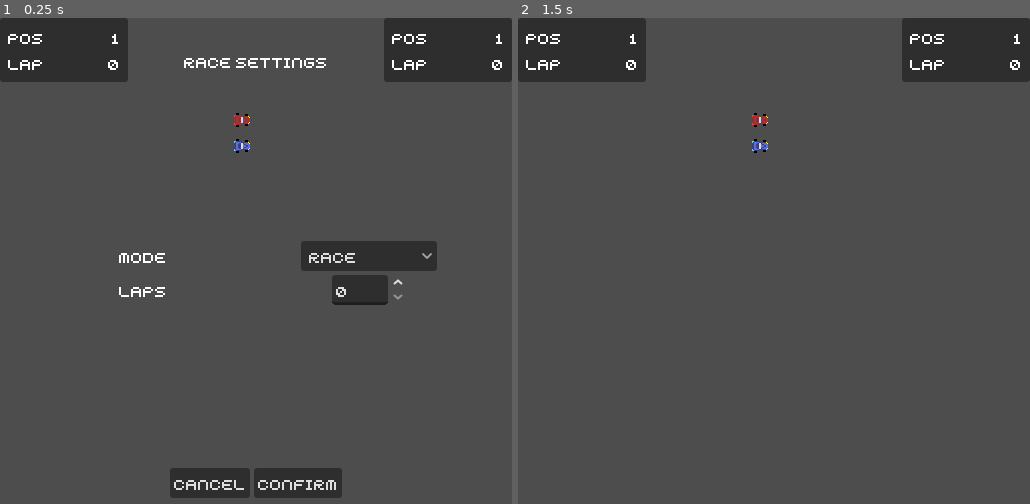
Above: before the commit, frames 1-2 (left to right).
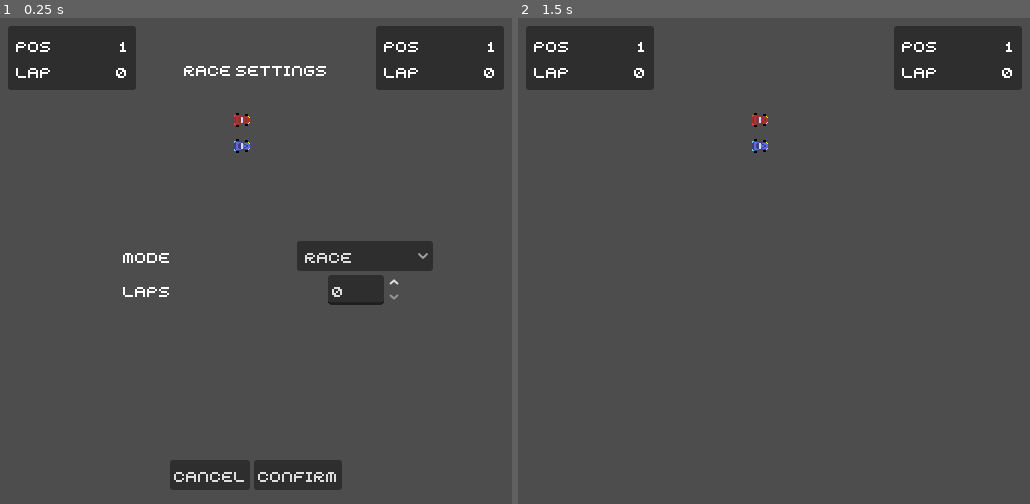
Above: after the commit, the same moments.

Repository: Alexander-Jordan/indy-500-godot
Game: Godot game, scene res://stages/main.tscn
The game is run twice, just before and just after one commit, with the same random seed, the same clock (stepped at 60 frames per second) and the same inputs.
Inputs:
- Up to frame 1 (0.25 s): no input
- Up to frame 2 (1.5 s): click "CONFIRM" at 0.5 s; tap Enter at 1.25 s

The runs differ from the first frame. In frame 1, 5.3% of the frame differs, in the area x 0-100%, y 0-99%; in frame 2, 2.9%.

Commit message:
Match sector colors to faster or slower sector, and some fixes

Diff:
--- a/entities/race_tracker/lap/lap.gd
+++ b/entities/race_tracker/lap/lap.gd
@@ -6,6 +6,8 @@
 			return
 		finished = f
 		if f:
+			sectors.sector_ended.emit(sectors.current, sectors.all.size())
+			sectors.current.finished = true
 			sectors.current = null
 var sectors: Sectors = Sectors.new()
 var time: float = 0.0
--- a/entities/race_tracker/lap/laps.gd
+++ b/entities/race_tracker/lap/laps.gd
@@ -11,6 +11,8 @@
 signal lap_ended(lap: Lap, number: int)
 signal lap_started(lap: Lap, number: int)
 signal optimal_changed(optimal: Lap)
+signal sector_ended(sector: Sector, number: int)
+signal sector_started(sector: Sector, number: int)
 
 func _to_string() -> String:
 	var s: String = ''
@@ -27,16 +29,33 @@
 	lap_ended.emit(current, all.size())
 	update_best()
 	update_optimal()
+	lap_signals_disconnect(current)
 	if max_laps == 0 or all.size() < max_laps:
 		new_lap()
 	else:
 		current = null
 		finished.emit(self)
 
+func lap_signals_connect(l: Lap) -> void:
+	l.sectors.sector_ended.connect(on_sector_ended)
+	l.sectors.sector_started.connect(on_sector_started)
+
+func lap_signals_disconnect(old_lap: Lap) -> void:
+	old_lap.sectors.sector_ended.disconnect(on_sector_ended)
+	old_lap.sectors.sector_started.disconnect(on_sector_started)
+
 func new_lap() -> void:
 	current = Lap.new()
 	all.append(current)
 	lap_started.emit(current, all.size())
+	sector_started.emit(current.sectors.current, current.sectors.all.size())
+	lap_signals_connect(current)
+
+func on_sector_ended(sector: Sector, number: int) -> void:
+	sector_ended.emit(sector, number)
+
+func on_sector_started(sector: Sector, number: int) -> void:
+	sector_started.emit(sector, number)
 
 func reset() -> void:
 	all = []
--- a/entities/race_tracker/lap/sector/sectors.gd
+++ b/entities/race_tracker/lap/sector/sectors.gd
@@ -2,6 +2,9 @@
 
 var all: Array[Sector] = []
 var current: Sector = null
+
+signal sector_ended(number: int)
+signal sector_started(number: int)
 
 func _init() -> void:
 	new_sector()
@@ -25,10 +28,12 @@
 		return
 	if current:
 		current.finished = true
+		sector_ended.emit(current, all.size())
 	current = Sector.new()
 	if checkpoint:
 		current.start_checkpoint_order_id = checkpoint.order_id
 	all.append(current)
+	sector_started.emit(current, all.size())
 
 func set_from_other(other: Sectors) -> void:
 	for index in other.all.size():
--- a/stages/main.tscn
+++ b/stages/main.tscn
@@ -24,16 +24,10 @@
 b = Vector2(0, 100)
 
 [sub_resource type="SegmentShape2D" id="SegmentShape2D_byaf2"]
-a = Vector2(-100, 0)
-b = Vector2(100, 0)
+b = Vector2(-192, -192)
 
 [sub_resource type="SegmentShape2D" id="SegmentShape2D_xbtqd"]
-a = Vector2(0, -100)
-b = Vector2(0, 100)
-
-[sub_resource type="SegmentShape2D" id="SegmentShape2D_85ei1"]
-a = Vector2(-100, 0)
-b = Vector2(100, 0)
+b = Vector2(192, -192)
 
 [node name="Main" type="Node2D"]
 
@@ -77,7 +71,7 @@
 [node name="Checkpoint" type="Area2D" parent="checkpoints"]
 position = Vector2(256, 0)
 script = ExtResource("6_5sjox")
-order_id_secondary = 4
+order_id_secondary = 3
 metadata/_custom_type_script = "uid://c0m5wq5p2kki7"
 
 [node name="CollisionShape2D" type="CollisionShape2D" parent="checkpoints/Checkpoint"]
@@ -85,48 +79,48 @@
 shape = SubResource("SegmentShape2D_5sjox")
 
 [node name="Checkpoint2" type="Area2D" parent="checkpoints"]
-position = Vector2(512, 256)
+position = Vector2(512, 512)
 script = ExtResource("6_5sjox")
 order_id = 1
 metadata/_custom_type_script = "uid://c0m5wq5p2kki7"
 
 [node name="CollisionShape2D" type="CollisionShape2D" parent="checkpoints/Checkpoint2"]
-position = Vector2(-100, 0)
 shape = SubResource("SegmentShape2D_byaf2")
 
 [node name="Checkpoint3" type="Area2D" parent="checkpoints"]
-position = Vector2(256, 512)
+position = Vector2(0, 512)
 script = ExtResource("6_5sjox")
 order_id = 2
 metadata/_custom_type_script = "uid://c0m5wq5p2kki7"
 
 [node name="CollisionShape2D" type="CollisionShape2D" parent="checkpoints/Checkpoint3"]
-position = Vector2(0, -100)
 shape = SubResource("SegmentShape2D_xbtqd")
-
-[node name="Checkpoint4" type="Area2D" parent="checkpoints"]
-position = Vector2(0, 256)
-script = ExtResource("6_5sjox")
-order_id = 3
-metadata/_custom_type_script = "uid://c0m5wq5p2kki7"
-
-[node name="CollisionShape2D" type="CollisionShape2D" parent="checkpoints/Checkpoint4"]
-position = Vector2(100, 0)
-shape = SubResource("SegmentShape2D_85ei1")
 
 [node name="CanvasLayer" type="CanvasLayer" parent="."]
 
-[node name="UIRaceSettings" parent="CanvasLayer" instance=ExtResource("6_byaf2")]
+[node name="MarginContainer" type="MarginContainer" parent="CanvasLayer"]
+anchors_preset = 15
+anchor_right = 1.0
+anchor_bottom = 1.0
+grow_horizontal = 2
+grow_vertical = 2
+theme_override_constants/margin_left = 8
+theme_override_constants/margin_top = 8
+theme_override_constants/margin_right = 8
+theme_override_constants/margin_bottom = 8
 
-[node name="UILaps" parent="CanvasLayer" node_paths=PackedStringArray("car") instance=ExtResource("7_byaf2")]
-car = NodePath("../../Car")
+[node name="UILaps" parent="CanvasLayer/MarginContainer" node_paths=PackedStringArray("car") instance=ExtResource("7_byaf2")]
+layout_mode = 2
+size_flags_horizontal = 0
+size_flags_vertical = 0
+car = NodePath("../../../Car")
 
-[node name="UILaps2" parent="CanvasLayer" node_paths=PackedStringArray("car") instance=ExtResource("7_byaf2")]
-anchors_preset = 1
-anchor_left = 1.0
-anchor_right = 1.0
-offset_left = -128.0
-offset_right = 0.0
-grow_horizontal = 0
-car = NodePath("../../Car2")
+[node name="UILaps2" parent="CanvasLayer/MarginContainer" node_paths=PackedStringArray("car") instance=ExtResource("7_byaf2")]
+layout_mode = 2
+size_flags_horizontal = 8
+size_flags_vertical = 0
+car = NodePath("../../../Car2")
 disable_time_trial = true
+
+[node name="UIRaceSettings" parent="CanvasLayer/MarginContainer" instance=ExtResource("6_byaf2")]
+layout_mode = 2
--- a/ui/laps/race/ui_race.gd
+++ b/ui/laps/race/ui_race.gd
@@ -20,11 +20,14 @@
 	get:
 		return laps if !disabled else null
 
-func laps_signals_connect(laps: Laps) -> void:
-	laps.lap_started.connect(on_lap_started)
+func laps_signals_connect(new_laps: Laps) -> void:
+	new_laps.lap_started.connect(on_lap_started)
 
-func laps_signals_disconnect(laps: Laps) -> void:
-	laps.lap_started.disconnect(on_lap_started)
+func laps_signals_disconnect(old_laps: Laps) -> void:
+	old_laps.lap_started.disconnect(on_lap_started)
 
-func on_lap_started(lap: Lap, number: int) -> void:
+func on_lap_started(_lap: Lap, number: int) -> void:
+	if disabled:
+		return
+
 	label_lap_number.text = str(number)
--- a/ui/laps/time_trial/ui_time_trial.gd
+++ b/ui/laps/time_trial/ui_time_trial.gd
@@ -1,4 +1,9 @@
 class_name UITimeTrial extends PanelContainer
+
+@export var color_sector_best: Color
+@export var color_sector_default: Color
+@export var color_sector_faster: Color
+@export var color_sector_slower: Color
 
 @onready var hboxcontainer_best: HBoxContainer = $MarginContainer/VBoxContainer/hboxcontainer_best
 @onready var hboxcontainer_optimal: HBoxContainer = $MarginContainer/VBoxContainer/hboxcontainer_optimal
@@ -11,6 +16,7 @@
 @onready var panelcontainer_sector_1: PanelContainer = $MarginContainer/VBoxContainer/hboxcontainer_sectors/panelcontainer_sector1
 @onready var panelcontainer_sector_2: PanelContainer = $MarginContainer/VBoxContainer/hboxcontainer_sectors/panelcontainer_sector2
 @onready var panelcontainer_sector_3: PanelContainer = $MarginContainer/VBoxContainer/hboxcontainer_sectors/panelcontainer_sector3
+@onready var timer_await_lap: Timer = $timer_await_lap
 
 var disabled: bool = false:
 	set(d):
@@ -30,26 +36,76 @@
 	get:
 		return laps if !disabled else null
 
-func _process(delta: float) -> void:
+func _process(_delta: float) -> void:
 	if disabled or laps == null or laps.current == null:
 		return
 	label_time.text = laps.current._to_string()
 
-func laps_signals_connect(laps: Laps) -> void:
-	laps.best_changed.connect(on_best_changed)
-	laps.lap_ended.connect(on_lap_ended)
-	laps.optimal_changed.connect(on_optimal_changed)
+func laps_signals_connect(new_laps: Laps) -> void:
+	new_laps.best_changed.connect(on_best_changed)
+	new_laps.lap_ended.connect(on_lap_ended)
+	new_laps.lap_started.connect(on_lap_started)
+	new_laps.optimal_changed.connect(on_optimal_changed)
+	new_laps.sector_ended.connect(on_sector_ended)
+	new_laps.sector_started.connect(on_sector_started)
 
-func laps_signals_disconnect(laps: Laps) -> void:
-	laps.best_changed.disconnect(on_best_changed)
-	laps.lap_ended.disconnect(on_lap_ended)
-	laps.optimal_changed.disconnect(on_optimal_changed)
+func laps_signals_disconnect(old_laps: Laps) -> void:
+	old_laps.best_changed.disconnect(on_best_changed)
+	old_laps.lap_ended.disconnect(on_lap_ended)
+	old_laps.optimal_changed.disconnect(on_optimal_changed)
 
 func on_best_changed(best: Lap) -> void:
+	if disabled:
+		return
+
 	label_best_time.text = best._to_string()
 
-func on_lap_ended(lap: Lap, number: int) -> void:
-	pass
+func on_lap_ended(_lap: Lap, _number: int) -> void:
+	if disabled:
+		return
+
+	timer_await_lap.start()
+
+func on_lap_started(_lap: Lap, _number: int) -> void:
+	if disabled:
+		return
+
+	if timer_await_lap.time_left > 0:
+		await timer_await_lap.timeout
+	for panelcontainer: PanelContainer in [panelcontainer_sector_1, panelcontainer_sector_2, panelcontainer_sector_3]:
+		var panel_style_box: StyleBoxFlat = panelcontainer.get_theme_stylebox('panel')
+		if panel_style_box:
+			panel_style_box.bg_color = color_sector_default
 
 func on_optimal_changed(optimal: Lap) -> void:
+	if disabled:
+		return
+
 	label_optimal_time.text = optimal._to_string()
+
+func on_sector_ended(sector: Sector, number: int) -> void:
+	if disabled:
+		return
+
+	var panel_style_box: StyleBoxFlat
+	if number == 1:
+		panel_style_box = panelcontainer_sector_1.get_theme_stylebox('panel')
+	if number == 2:
+		panel_style_box = panelcontainer_sector_2.get_theme_stylebox('panel')
+	if number == 3:
+		panel_style_box = panelcontainer_sector_3.get_theme_stylebox('panel')
+
+	if panel_style_box != null:
+		if laps.optimal == null:
+			panel_style_box.bg_color = color_sector_faster
+			return
+		if sector.time < laps.optimal.sectors.all[number-1].time:
+			panel_style_box.bg_color = color_sector_faster
+		else:
+			panel_style_box.bg_color = color_sector_slower
+
+func on_sector_started(_sector: Sector, _number: int) -> void:
+	if disabled:
+		return
+
+	pass
--- a/ui/laps/time_trial/ui_time_trial.tscn
+++ b/ui/laps/time_trial/ui_time_trial.tscn
@@ -1,9 +1,16 @@
-[gd_scene load_steps=4 format=3 uid="uid://bd0y5dvodqn2e"]
+[gd_scene load_steps=6 format=3 uid="uid://bd0y5dvodqn2e"]
 
 [ext_resource type="Theme" uid="uid://cfpqv3k0la1oe" path="res://base_theme.tres" id="1_lvk6g"]
 [ext_resource type="Script" uid="uid://dja77sui7370y" path="res://ui/laps/time_trial/ui_time_trial.gd" id="2_ceytw"]
 
-[sub_resource type="StyleBoxFlat" id="StyleBoxFlat_irdm7"]
+[sub_resource type="StyleBoxFlat" id="StyleBoxFlat_ceytw"]
+bg_color = Color(0, 0, 0, 0)
+
+[sub_resource type="StyleBoxFlat" id="StyleBoxFlat_1bsym"]
+bg_color = Color(0, 0, 0, 0)
+
+[sub_resource type="StyleBoxFlat" id="StyleBoxFlat_k3vbl"]
+bg_color = Color(0, 0, 0, 0)
 
 [node name="UITimeTrial" type="PanelContainer"]
 custom_minimum_size = Vector2(128, 0)
@@ -11,6 +18,10 @@
 offset_bottom = 67.0
 theme = ExtResource("1_lvk6g")
 script = ExtResource("2_ceytw")
+color_sector_best = Color(1, 0, 1, 1)
+color_sector_default = Color(0, 0, 0, 0)
+color_sector_faster = Color(0, 1, 0, 1)
+color_sector_slower = Color(1, 1, 0, 1)
 
 [node name="MarginContainer" type="MarginContainer" parent="."]
 layout_mode = 2
@@ -28,7 +39,7 @@
 [node name="panelcontainer_sector1" type="PanelContainer" parent="MarginContainer/VBoxContainer/hboxcontainer_sectors"]
 layout_mode = 2
 size_flags_horizontal = 3
-theme_override_styles/panel = SubResource("StyleBoxFlat_irdm7")
+theme_override_styles/panel = SubResource("StyleBoxFlat_ceytw")
 
 [node name="label_sector1" type="Label" parent="MarginContainer/VBoxContainer/hboxcontainer_sectors/panelcontainer_sector1"]
 layout_mode = 2
@@ -41,7 +52,7 @@
 [node name="panelcontainer_sector2" type="PanelContainer" parent="MarginContainer/VBoxContainer/hboxcontainer_sectors"]
 layout_mode = 2
 size_flags_horizontal = 3
-theme_override_styles/panel = SubResource("StyleBoxFlat_irdm7")
+theme_override_styles/panel = SubResource("StyleBoxFlat_1bsym")
 
 [node name="label_sector2" type="Label" parent="MarginContainer/VBoxContainer/hboxcontainer_sectors/panelcontainer_sector2"]
 layout_mode = 2
@@ -54,7 +65,7 @@
 [node name="panelcontainer_sector3" type="PanelContainer" parent="MarginContainer/VBoxContainer/hboxcontainer_sectors"]
 layout_mode = 2
 size_flags_horizontal = 3
-theme_override_styles/panel = SubResource("StyleBoxFlat_irdm7")
+theme_override_styles/panel = SubResource("StyleBoxFlat_k3vbl")
 
 [node name="label_sector3" type="Label" parent="MarginContainer/VBoxContainer/hboxcontainer_sectors/panelcontainer_sector3"]
 layout_mode = 2
@@ -117,3 +128,6 @@
 horizontal_alignment = 1
 vertical_alignment = 1
 uppercase = true
+
+[node name="timer_await_lap" type="Timer" parent="."]
+one_shot = true
Not shown: 1 places in stages/main.tscn that only renumber resources
